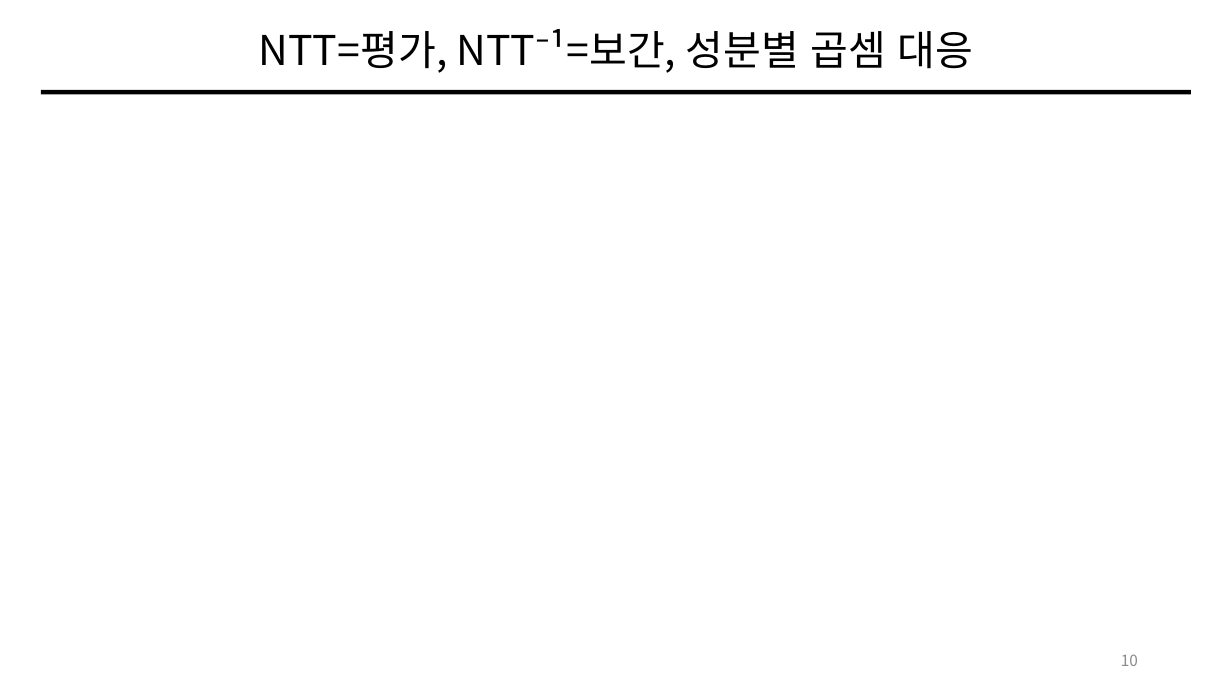
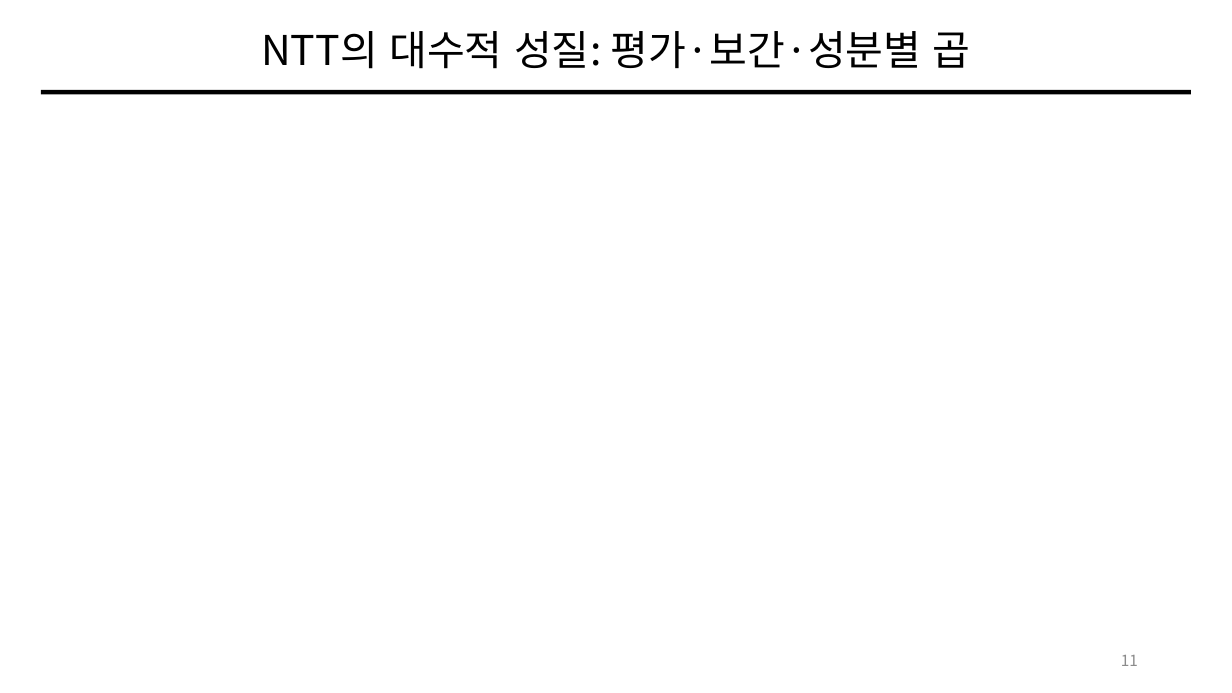
Before and after one commit to giyuubin/PQC, a slide deck: slide 11 of presentation/0828_13_Number-Theoretic-Transform.pptx (slide 10 before the commit). Drawn at 1232x693 pixels with LibreOffice and Linux fonts; fonts in the diff are those of the drawing; grey boxes stand for pictures. Boxes give left, top, right and bottom in pixels: in the first picture for what was removed or moved away, otherwise in the second. Text is boxed around its words. In the diff, an @@ line names an element or a change of style, - is before the commit and + after.

```diff
--- a/presentation/0828_13_Number-Theoretic-Transform.pptx
+++ b/presentation/0828_13_Number-Theoretic-Transform.pptx
@@ title at (261, 31, 971, 69): text changed @@
-NTT=평가, NTT⁻¹=보간, 성분별 곱셈 대응
+NTT의 대수적 성질: 평가·보간·성분별 곱
@@ page number at (1121, 655, 1138, 666): text changed @@
-10
+11
```
Also in this commit, not shown: 32 other slides changed, 9 slides added.
